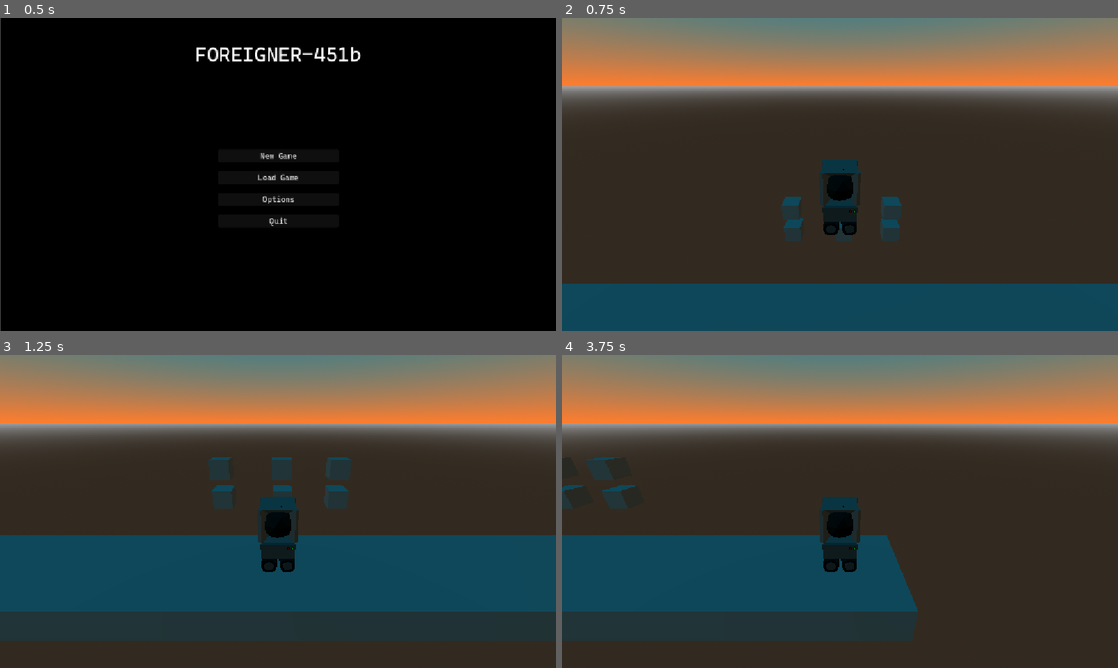
Above: before the commit, frames 1-4 (two rows, left to right).
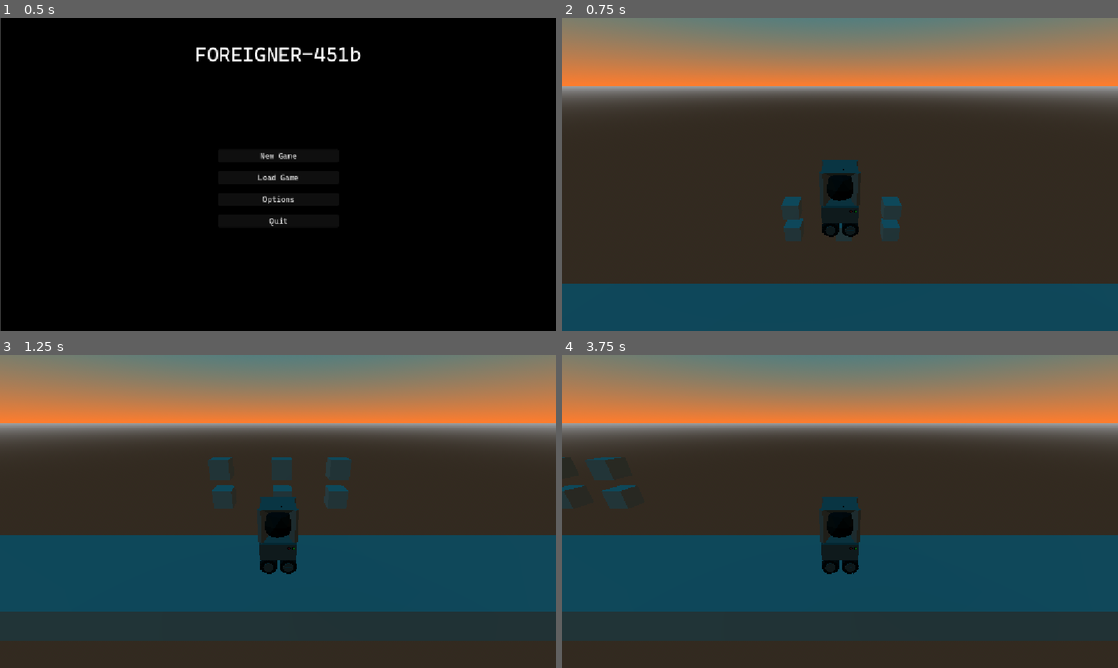
Above: after the commit, the same moments.

Repository: NikolayStaykov/foreigner-451b
Game: Godot game, scene res://scenes/ui/main_menu.tscn
Two runs of this game, one before a commit and one after it. Both use one fixed random seed, a clock stepped at 60 frames per second and the inputs below.
Inputs (mouse positions are in pixels of both pictures, inside the frame that each line leads up to):
- Up to frame 1 (0.5 s): no input
- Up to frame 2 (0.75 s): click "New Game" at 0.5 s
- Up to frame 3 (1.25 s): no input
- Up to frame 4 (3.75 s): move the mouse to (962, 495) at 1.27 s; hold Right (ui_right) 1.28-2.03 s; click (962, 495) at 1.42 s; move the mouse to (728, 527) at 2.02 s; hold Down (ui_down) 2.03-2.78 s; click (728, 527) at 2.17 s; tap Enter at 2.75 s; move the mouse to (895, 442) at 2.77 s; hold Right (ui_right) 2.78-3.53 s; click (895, 442) at 2.92 s; move the mouse to (812, 574) at 3.52 s; hold Up (ui_up) from 3.53 s (still down); click (812, 574) at 3.67 s

Frame 1 is identical in both runs. In frame 2, less than 0.1% of the frame differs, in the area x 46-54%, y 60-70%; in frame 3, less than 0.1%; in frame 4, 9.6%, in the area x 46-100%, y 57-82%.

Commit message:
added click controls for wheel cube and wired up animation for it

Diff:
--- a/foreigner-451b/assets/scripts/gameplay/player_scripts/wheel_cube.gd
+++ b/foreigner-451b/assets/scripts/gameplay/player_scripts/wheel_cube.gd
@@ -1,23 +1,72 @@
 extends Node
 
 @onready var main_body: CharacterBody3D
-const SPEED = 5.0
+@export var cube_node: Node3D
+@export var move_sound_effect: AudioStreamPlayer3D
 
-# Called when the node enters the scene tree for the first time.
+var animation_player: AnimationPlayer
+const SPEED: float = 5.0
+var move_dir: int = 0
+var speed_applied: bool = false
+
 func _ready() -> void:
+	animation_player = cube_node.get_children().filter(func(node): return node is AnimationPlayer)[0]
 	main_body = get_parent()
 
-
 func _physics_process(delta: float) -> void:
+	#print(main_body.velocity.x)
 	if not main_body.is_on_floor():
 		main_body.velocity += main_body.get_gravity() * delta
+		if speed_applied:
+			stop_move()
 	else:
-		var input_dir := Input.get_vector("ui_left", "ui_right", "ui_up", "ui_down")
-		var direction := (main_body.transform.basis * Vector3(input_dir.x, 0, input_dir.y)).normalized()
-		if direction:
-			main_body.velocity.x = direction.x * SPEED
-			main_body.velocity.z = direction.z * SPEED
+		handle_keyboard_input()
+		if move_dir == -1:
+			animation_player.play_backwards("move")
+		elif move_dir == 1:
+			animation_player.play("move")
 		else:
-			main_body.velocity.x = move_toward(main_body.velocity.x, 0, SPEED)
-			main_body.velocity.z = move_toward(main_body.velocity.z, 0, SPEED)
+			animation_player.pause()
 	main_body.move_and_slide()
+
+func handle_keyboard_input() -> void:
+	if Input.is_action_just_pressed("ui_right"):
+		start_move_right()
+	elif Input.is_action_just_pressed("ui_left"):
+		start_move_left()
+	elif Input.is_action_just_released("ui_right") and move_dir == 1:
+		stop_move()
+	elif Input.is_action_just_released("ui_left") and move_dir == -1:
+		stop_move()
+
+func handle_mouse_input(input: InputEventMouseButton) -> void:
+	if not input:
+		return
+	if input.pressed == false:
+		stop_move()
+	elif input.button_index == 1:
+		start_move_right()
+	elif input.button_index == 2:
+		start_move_left()
+	pass
+
+func _on_area_3d_input_event(_camera: Node, event: InputEvent, _event_position: Vector3, _normal: Vector3, _shape_idx: int) -> void:
+	handle_mouse_input(event as InputEventMouseButton)
+
+func start_move_right() -> void:
+	move_dir = 1
+	main_body.velocity.x += 1 * SPEED
+	move_sound_effect.play()
+	speed_applied = true
+
+func start_move_left() -> void:
+	move_dir = -1
+	main_body.velocity.x += -1 * SPEED
+	move_sound_effect.play()
+	speed_applied = true
+
+func stop_move() -> void:
+	main_body.velocity.x -= SPEED * move_dir
+	move_dir = 0
+	move_sound_effect.stop()
+	speed_applied = false
--- /dev/null
+++ b/foreigner-451b/assets/scripts/global/audio_playe_3d_sfx.gd
@@ -0,0 +1,8 @@
+extends Node
+
+func _ready() -> void:
+	self.volume_db = GlobalVars.sound_effects_volume * 10 - 5 * 10
+	GlobalVars.sound_effects_volume_changed.connect(update_volume)
+
+func update_volume() -> void:
+	self.volume_db = GlobalVars.sound_effects_volume * 10 - 5 * 10
--- a/foreigner-451b/assets/scripts/global/audio_player_2d_sfx_script.gd
+++ b/foreigner-451b/assets/scripts/global/audio_player_2d_sfx.gd
@@ -1,7 +1,5 @@
 extends AudioStreamPlayer2D
 
-
-# Called when the node enters the scene tree for the first time.
 func _ready() -> void:
 	self.volume_db = GlobalVars.sound_effects_volume * 10 - 5 * 10
 	GlobalVars.sound_effects_volume_changed.connect(update_volume)
--- /dev/null
+++ b/foreigner-451b/assets/scripts/global/audio_player_3d_music.gd
@@ -0,0 +1,7 @@
+extends AudioStreamPlayer3D
+func _ready() -> void:
+	self.volume_db = GlobalVars.music_volume * 10 - 5 * 10
+	GlobalVars.music_volume_changed.connect(update_volume)
+
+func update_volume() -> void:
+	self.volume_db = GlobalVars.music_volume * 10 - 5 * 10
--- a/foreigner-451b/assets/scripts/ui/dropdown_menu.gd
+++ b/foreigner-451b/assets/scripts/ui/dropdown_menu.gd
@@ -4,11 +4,3 @@
 # Called when the node enters the scene tree for the first time.
 func _ready() -> void:
 	select(get_item_index(GlobalVars.resolution.split("x")[1] as int))
-
-# Called every frame. 'delta' is the elapsed time since the previous frame.
-func _process(delta: float) -> void:
-	pass
-
-
-func _on_item_focused(index: int) -> void:
-	pass # Replace with function body.
--- a/foreigner-451b/scenes/gameplay_scenes/test_scene.tscn
+++ b/foreigner-451b/scenes/gameplay_scenes/test_scene.tscn
@@ -59,7 +59,9 @@
 transform = Transform3D(33.56, 0, 0, 0, 1, 0, 0, 0, 3.49, 0, 0, 0)
 
 [node name="MeshInstance3D" type="MeshInstance3D" parent="StaticBody3D" unique_id=713337574]
+transform = Transform3D(10.028985, 0, 0, 0, 1, 0, 0, 0, 1.0000001, 0, 0, 0)
 mesh = SubResource("BoxMesh_jbclj")
 
 [node name="CollisionShape3D" type="CollisionShape3D" parent="StaticBody3D" unique_id=937007903]
+transform = Transform3D(5.868869, 0, 0, 0, 1, 0, 0, 0, 1.0000001, 0, 0, 0)
 shape = SubResource("BoxShape3D_8nujb")
--- a/foreigner-451b/scenes/player_objects/wheel_cube.tscn
+++ b/foreigner-451b/scenes/player_objects/wheel_cube.tscn
@@ -2,14 +2,31 @@
 
 [ext_resource type="Script" uid="uid://bhiyqgwwb0m8p" path="res://assets/scripts/gameplay/player_scripts/wheel_cube.gd" id="1_m1bcs"]
 [ext_resource type="PackedScene" uid="uid://cwubxc8v7vonf" path="res://assets/3d/inherited/wheel_cube.tscn" id="2_m1bcs"]
+[ext_resource type="Script" uid="uid://dl12inyseag7e" path="res://assets/scripts/global/audio_playe_3d_sfx.gd" id="3_h07ou"]
 
 [sub_resource type="BoxShape3D" id="BoxShape3D_opxwm"]
 size = Vector3(0.9891968, 1, 1)
 
-[node name="CollisionShape3D" type="CollisionShape3D" unique_id=1059384448]
+[sub_resource type="BoxShape3D" id="BoxShape3D_h07ou"]
+size = Vector3(0.05517578, 1, 1)
+
+[node name="CollisionShape3D" type="CollisionShape3D" unique_id=1059384448 node_paths=PackedStringArray("cube_node", "move_sound_effect")]
 transform = Transform3D(-4.371139e-08, 0, -1, 0, 1, 0, 1, 0, -4.371139e-08, 0, 0, 0)
 shape = SubResource("BoxShape3D_opxwm")
 script = ExtResource("1_m1bcs")
+cube_node = NodePath("wheelCube")
+move_sound_effect = NodePath("move_sound_effect")
 
 [node name="wheelCube" parent="." unique_id=152681558 instance=ExtResource("2_m1bcs")]
-transform = Transform3D(0.47, 0, 0, 0, 0.47, 0, 0, 0, 0.47, 0, 0, 0)
+transform = Transform3D(0.5, 0, 0, 0, 0.5, 0, 0, 0, 0.5, 0, 0, 0)
+
+[node name="move_sound_effect" type="AudioStreamPlayer3D" parent="." unique_id=2105130980]
+script = ExtResource("3_h07ou")
+
+[node name="Area3D" type="Area3D" parent="." unique_id=1102606972]
+
+[node name="CollisionShape3D" type="CollisionShape3D" parent="Area3D" unique_id=2138995115]
+transform = Transform3D(1, 0, 0, 0, 1, 0, 0, 0, 1, 0.537112, 0, -2.8281253e-09)
+shape = SubResource("BoxShape3D_h07ou")
+
+[connection signal="input_event" from="Area3D" to="." method="_on_area_3d_input_event"]
--- a/foreigner-451b/scenes/ui/menu_button.tscn
+++ b/foreigner-451b/scenes/ui/menu_button.tscn
@@ -1,7 +1,7 @@
 [gd_scene format=3 uid="uid://tsbldh16a7cw"]
 
 [ext_resource type="Script" uid="uid://bhix6isfru4b1" path="res://assets/scripts/ui/menu_button.gd" id="1_65sc8"]
-[ext_resource type="Script" uid="uid://c8dqsu0bknef6" path="res://assets/scripts/global/audio_player_2d_sfx_script.gd" id="2_14o44"]
+[ext_resource type="Script" uid="uid://c8dqsu0bknef6" path="res://assets/scripts/global/audio_player_2d_sfx.gd" id="2_14o44"]
 [ext_resource type="AudioStream" uid="uid://dir15hkr2qa67" path="res://assets/sound/sfx/233323__ngphil22__50-bmg-am.mp3" id="2_x83m7"]
 
 [node name="menu_button" type="Button" unique_id=1211913045 node_paths=PackedStringArray("on_hover_sound", "on_click_sound")]
Not shown, added: foreigner-451b/assets/scripts/global/audio_playe_3d_sfx.gd.uid
Renamed: foreigner-451b/assets/scripts/global/audio_player_2d_music_script.gd -> foreigner-451b/assets/scripts/global/audio_player_2d_music.gd
Renamed: foreigner-451b/assets/scripts/global/audio_player_2d_music_script.gd.uid -> foreigner-451b/assets/scripts/global/audio_player_2d_music.gd.uid
Renamed: foreigner-451b/assets/scripts/global/audio_player_2d_sfx_script.gd.uid -> foreigner-451b/assets/scripts/global/audio_player_2d_sfx.gd.uid
Not shown, added: foreigner-451b/assets/scripts/global/audio_player_3d_music.gd.uid
Not shown, added: foreigner-451b/scenes/player_objects/wheel_cube.tscn578055216.tmp
